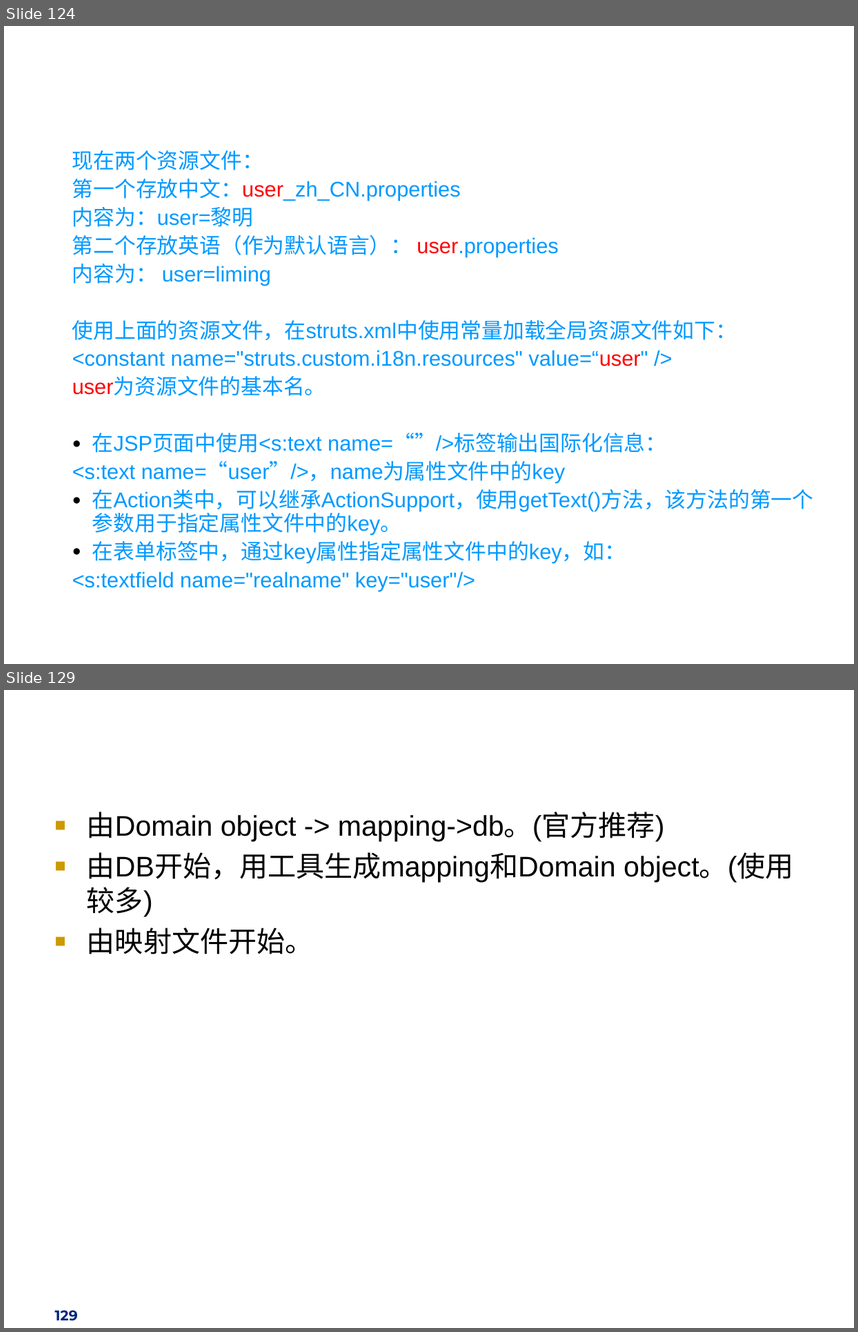
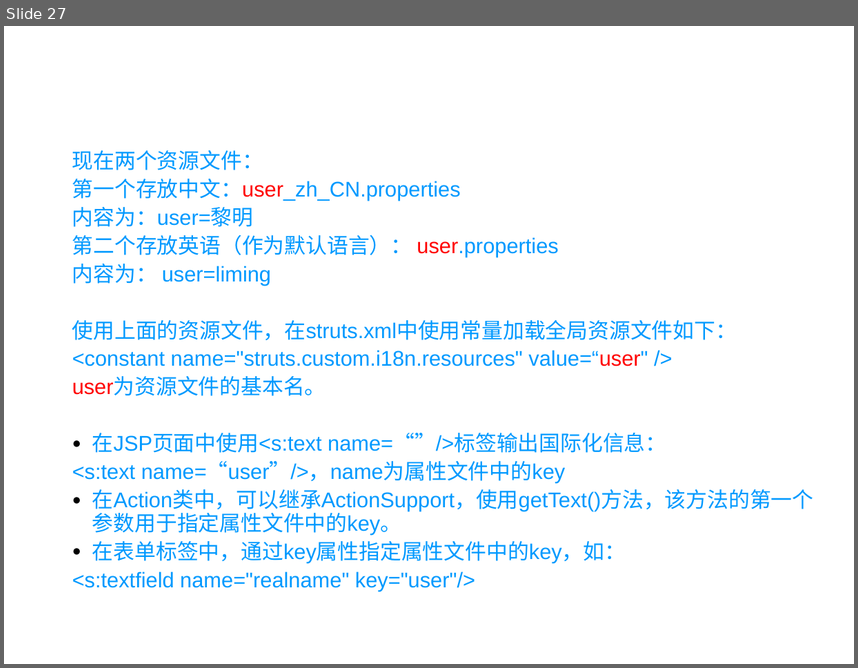
Before and after one commit to qxr777/JavaEECourse, a slide deck: PPT/Struts2.ppt. Shown one above the other, each under a label of ours: slides 124 and 129 before the commit, slide 27 after it; the slides between them are not shown. The pictures are 858x1332 and 858x668 pixels, drawn with LibreOffice and Linux fonts; fonts in the diff are those of the drawing; background and template pictures are left out. Boxes give left, top, right and bottom in pixels: in the first picture for what was removed or moved away, otherwise in the second. Text is boxed around its words. In the diff, an @@ line names an element or a change of style, - is before the commit and + after.

```diff
--- a/PPT/Struts2.ppt
+++ b/PPT/Struts2.ppt
@@ slide 129 removed at (x1=4, y1=690, x2=854, y2=1328), background #FFFFFF @@
@@ title removed at (x1=40, y1=713, x2=805, y2=775) @@
-开发流程
@@ text removed at (x1=87, y1=811, x2=793, y2=954) @@
-■ 由Domain object -> mapping->db。(官方推荐)
-■ 由DB开始，用工具生成mapping和Domain object。(使用较多)
-■ 由映射文件开始。
@@ page number removed at (x1=55, y1=1310, x2=78, y2=1321) @@
-129
@@ what was slide 124 is now slide 27 @@
```
Also in this commit, not shown: 136 other slides removed, 2 other files.
